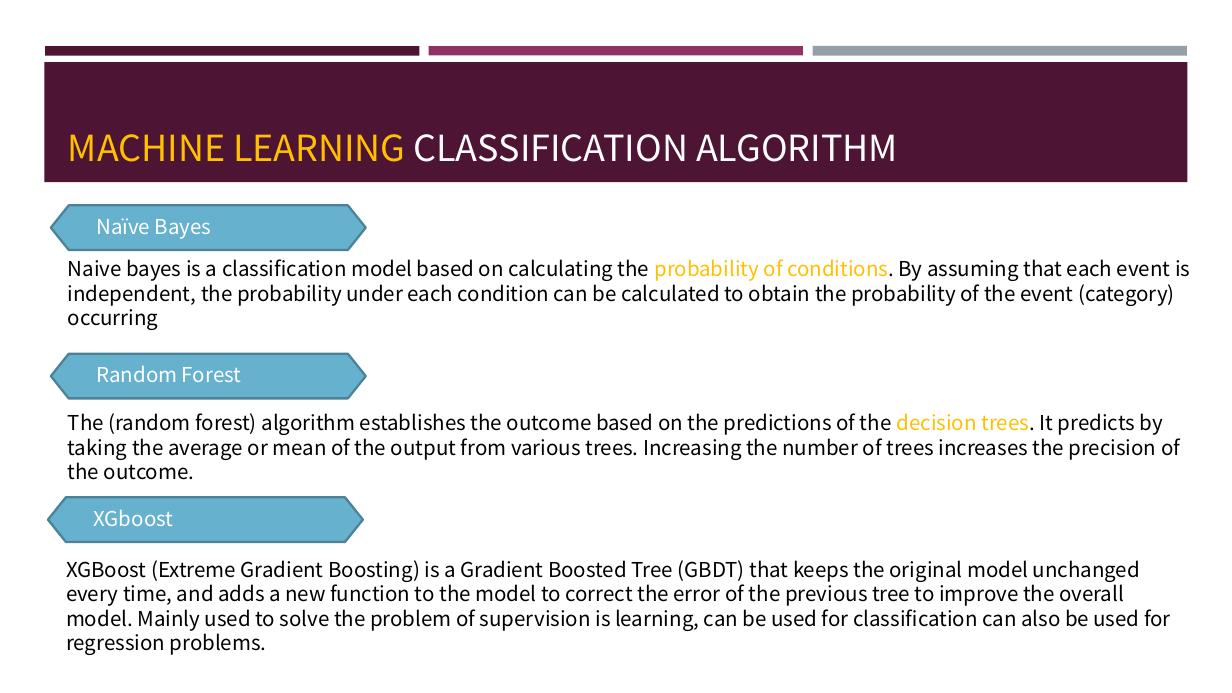
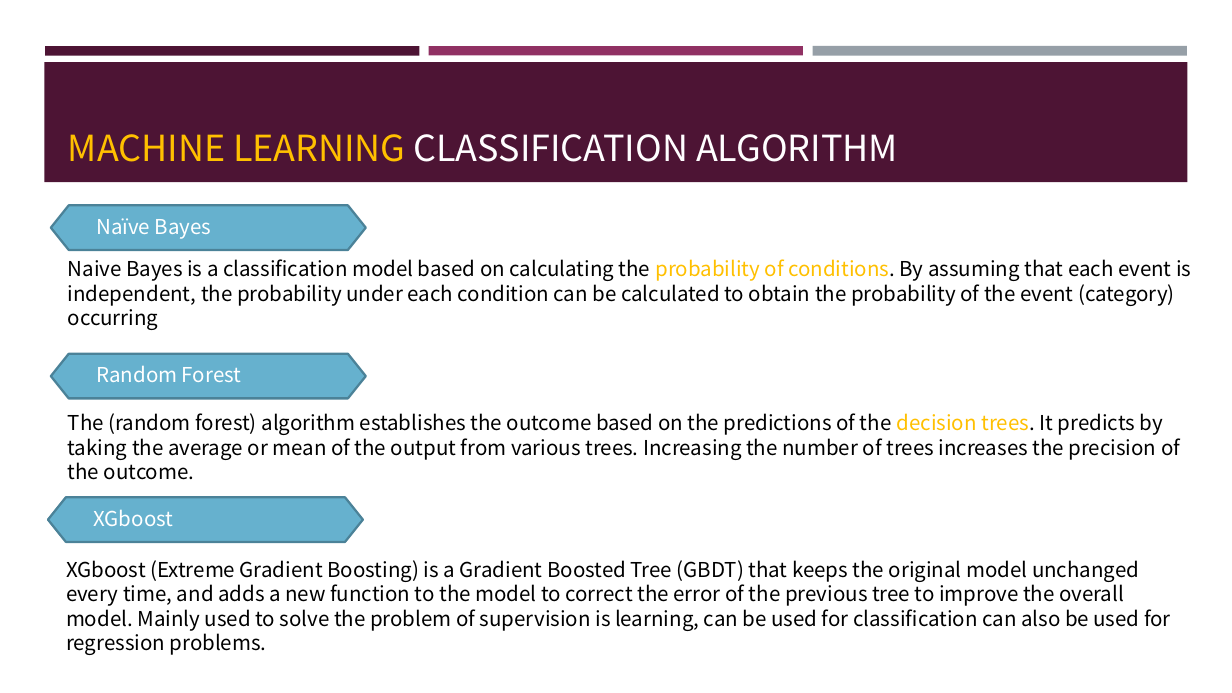
Before and after one commit to frankye1000/NYCU-DigitalMedicine, a slide deck: slide 12 of Case_Presentation_1/ppt/case1.pptx. Drawn at 1232x693 pixels with LibreOffice and Linux fonts; fonts in the diff are those of the drawing. Boxes give left, top, right and bottom in pixels: in the first picture for what was removed or moved away, otherwise in the second. Text is boxed around its words. In the diff, an @@ line names an element or a change of style, - is before the commit and + after.

```diff
--- a/Case_Presentation_1/ppt/case1.pptx
+++ b/Case_Presentation_1/ppt/case1.pptx
@@ text at (68, 259, 1191, 330): text changed @@
-Naive bayes is a classification model based on calculating the probability of conditions. By assuming that each event is independent, the probability under each condition can be calculated to obtain the probability of the event (category) occurring
+Naive Bayes is a classification model based on calculating the probability of conditions. By assuming that each event is independent, the probability under each condition can be calculated to obtain the probability of the event (category) occurring
@@ text at (66, 560, 1171, 655): text changed @@
-XGBoost (Extreme Gradient Boosting) is a Gradient Boosted Tree (GBDT) that keeps the original model unchanged every time, and adds a new function to the model to correct the error of the previous tree to improve the overall model. Mainly used to solve the problem of supervision is learning, can be used for classification can also be used for regression problems.
+XGboost (Extreme Gradient Boosting) is a Gradient Boosted Tree (GBDT) that keeps the original model unchanged every time, and adds a new function to the model to correct the error of the previous tree to improve the overall model. Mainly used to solve the problem of supervision is learning, can be used for classification can also be used for regression problems.
```
Also in this commit, not shown: 2 other slides changed, 4 other files.
